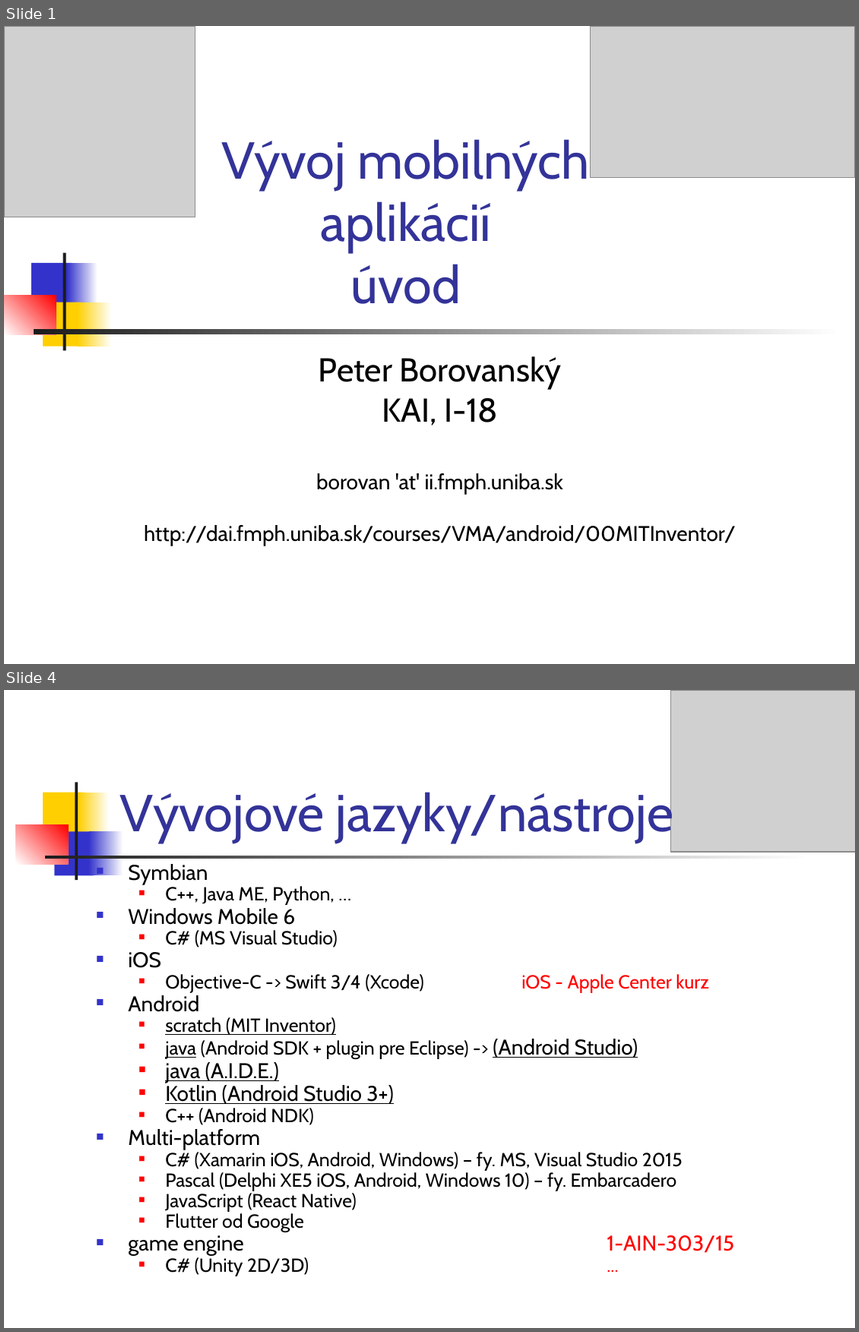
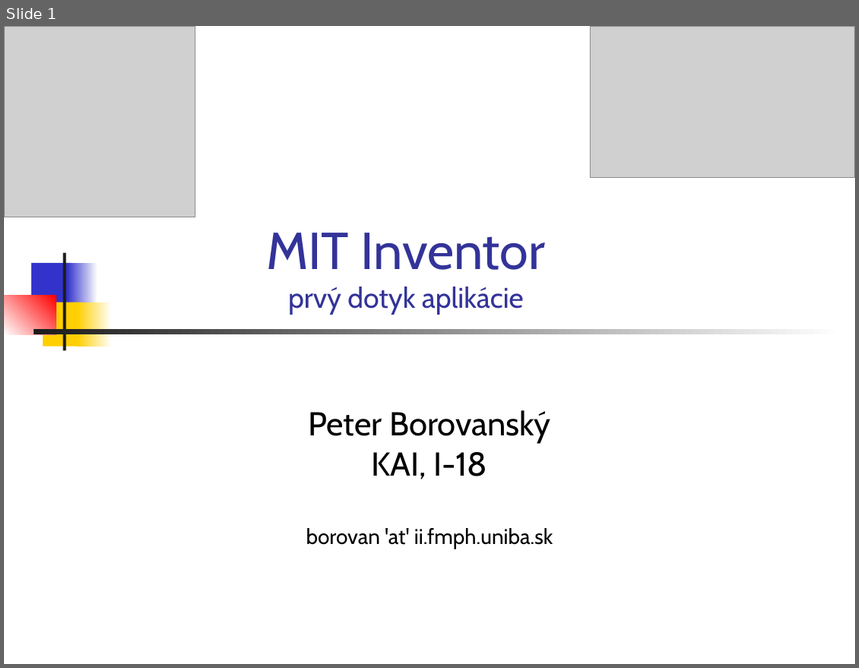
Before and after one commit to vmandro/Prednasky, a slide deck: 01/01_MIT.ppt. Shown one above the other, each under a label of ours: slides 1 and 4 before the commit, slide 1 after it; the slides between them are not shown. The pictures are 859x1332 and 859x668 pixels, drawn with LibreOffice and Linux fonts; fonts in the diff are those of the drawing; grey boxes stand for pictures. Boxes give left, top, right and bottom in pixels: in the first picture for what was removed or moved away, otherwise in the second. Text is boxed around its words. In the diff, an @@ line names an element or a change of style, - is before the commit and + after.

```diff
--- a/01/01_MIT.ppt
+++ b/01/01_MIT.ppt
@@ slide 4 removed at (4,690,855,1328), background #FFFFFF @@
@@ picture removed at (671,690,855,852) @@
@@ rectangle removed at (44,792,84,837) @@
@@ rectangle removed at (75,782,77,880) @@
@@ rectangle removed at (79,792,110,837) @@
@@ title removed at (120,787,674,843) @@
-Vývojové jazyky/nástroje
@@ rectangle removed at (16,825,68,863) @@
@@ rectangle removed at (54,831,94,875) @@
@@ rectangle removed at (89,831,123,875) @@
@@ rectangle removed at (45,856,811,859) @@
@@ text removed at (128,864,734,1256) @@
-■ Symbian
-  ■ C++, Java ME, Python, …
-■ Windows Mobile 6
-  ■ C# (MS Visual Studio)
-■ iOS
-  ■ Objective-C -> Swift 3/4 (Xcode) iOS - Apple Center kurz
-■ Android
-  ■ scratch (MIT Inventor)
-  ■ java (Android SDK + plugin pre Eclipse) -> (Android Studio)
-  ■ java (A.I.D.E.)
-  ■ Kotlin (Android Studio 3+)
-  ■ C++ (Android NDK)
-■ Multi-platform
-  ■ C# (Xamarin iOS, Android, Windows) – fy. MS, Visual Studio 2015
-  ■ Pascal (Delphi XE5 iOS, Android, Windows 10) – fy. Embarcadero
-  ■ JavaScript (React Native)
-  ■ Flutter od Google
-■ game engine 1-AIN-303/15
-  ■ C# (Unity 2D/3D) ...
@@ slide 1 changed as well @@
@@ title at (266,233,546,315): text changed; size 44 to 24 pt @@
-Vývoj mobilných aplikácií
-úvod
+MIT Inventor
+prvý dotyk aplikácie
@@ subtitle "Peter Borovanský": place and size @@
-subtitle "Peter Borovanský" at (144,357,736,547)
+subtitle "Peter Borovanský" at (306,411,553,549)
@@ subtitle at (144,525,736,547): paragraph removed @@
-http://dai.fmph.uniba.sk/courses/VMA/android/00MITInventor/
```
Also in this commit, not shown: 30 slides added, 14 other slides removed, 3 other files.
